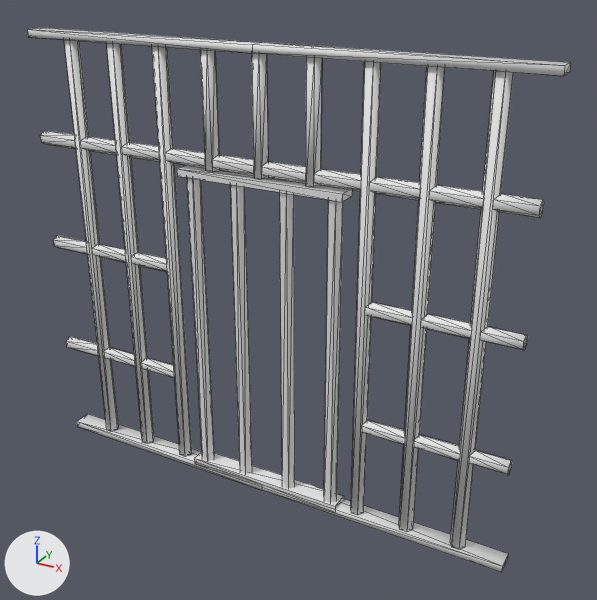
A saved change to the FBX model BUTLERGUILLOTINE_UnityProject/Assets/Meshes/Levelart/Prison/BarDoor.fbx.
Before and after are seen from a 50 mm lens placed at (3.99, -6.58, 5.59), pointed at (0.28, 0.15, 2.22). Lighting does not change. The marker at lower left points along +X, +Y and +Z. Mesh edges are drawn as thin lines. Where no turn or scale is listed for an object, it has been applied to the vertices.
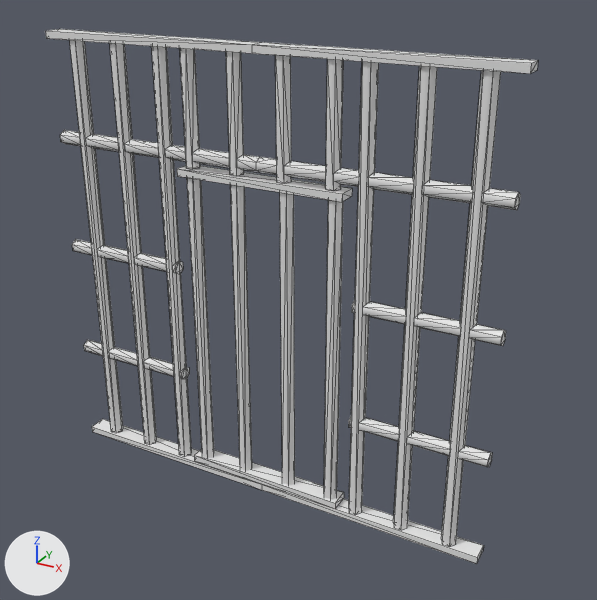
Location of each change, [x1, y1, x2, y2] in pixels of the pictures (597 x 600 px; the box of a moved part takes in the faces that stretch with it):
'Cylinder022', reshaped (9% narrower): before [27, 28, 571, 572]; after [45, 29, 538, 564]
'Box004', mesh rescaled: before [177, 165, 352, 512]; after [177, 165, 352, 509]
part 1 of me_mesh_001, moved or reshaped: before [192, 192, 344, 512]; after [192, 192, 344, 509]
part 2 of me_mesh, added: after [226, 52, 244, 176]
part 3 of me_mesh, moved or reshaped: before [107, 43, 154, 444]; after [110, 43, 157, 445]
part 4 of me_mesh, added: after [180, 48, 201, 169]
part 5 of me_mesh, added: after [275, 55, 291, 183]
part 6 of me_mesh, added: after [441, 70, 501, 547]
part 7 of me_mesh, added: after [349, 62, 379, 515]
part 8 of me_mesh, added: after [393, 66, 437, 530]
part 9 of me_mesh, added: after [325, 59, 343, 191]
part 10 of me_mesh, rebuilt (22% narrower, 12% shorter): before [468, 450, 512, 475]; after [458, 445, 492, 467]
part 11 of me_mesh, rebuilt (8% narrower): before [81, 136, 117, 155]; after [86, 134, 119, 152]
part 12 of me_mesh, rebuilt (8% narrower): before [122, 142, 160, 161]; after [124, 139, 159, 158]
part 13 of me_mesh, rebuilt (10% narrower, 8% shorter): before [365, 302, 413, 326]; after [363, 302, 406, 324]
part 14 of me_mesh, rebuilt: before [165, 148, 205, 168]; after [165, 145, 186, 162]
part 15 of me_mesh, rebuilt (8% narrower): before [421, 314, 472, 339]; after [414, 312, 461, 336]
part 16 of me_mesh, rebuilt (21% narrower, 8% shorter): before [480, 327, 527, 351]; after [469, 324, 506, 346]
part 17 of me_mesh, rebuilt: before [314, 169, 361, 191]; after [334, 168, 359, 187]
part 18 of me_mesh, rebuilt (6% narrower): before [103, 347, 135, 367]; after [108, 347, 138, 366]
part 19 of me_mesh, rebuilt (9% narrower): before [369, 177, 421, 200]; after [367, 173, 414, 195]
part 20 of me_mesh, rebuilt: before [141, 358, 174, 378]; after [143, 357, 174, 376]
part 21 of me_mesh, rebuilt (7% narrower): before [429, 185, 484, 209]; after [422, 180, 473, 203]
part 22 of me_mesh, rebuilt (7% narrower): before [361, 420, 405, 445]; after [359, 417, 400, 441]
part 23 of me_mesh, rebuilt (6% narrower, 7% shorter): before [413, 434, 460, 461]; after [407, 431, 451, 456]
part 24 of me_mesh, rebuilt: before [66, 336, 98, 356]; after [84, 340, 103, 356]

Edits to the bpy script that builds the scene:
```text
Change me_mesh:
    remove me_mesh.from_pydata(...)  # 414 vertices, 520 faces; spans x -2.49..2.98, y -0.09..0.12, z -3.56..1.23
    add me_mesh.from_pydata(...)  # 466 vertices, 600 faces; spans x -2.21..2.73, y -0.09..0.12, z -3.56..1.23
    me_mesh part 2: a new loose piece, a 6-sided cylinder along z spanning x -0.08..0.08, y -0.07..0.07, z 0.0..1.17
    me_mesh part 3: the loose piece of 12 vertices spanning x -1.48..-1.32, y -0.07..0.07, z -3.48..1.16 is moved by (0.04, 0.0, 0.0)
    me_mesh part 4: a new loose piece, a 6-sided cylinder along z spanning x -0.59..-0.44, y -0.07..0.07, z 0.0..1.17
    me_mesh part 5: a new loose piece, a 6-sided cylinder along z spanning x 0.44..0.6, y -0.07..0.07, z 0.0..1.17
    me_mesh part 6: a new loose piece, a 6-sided cylinder along z spanning x 2.33..2.48, y -0.07..0.07, z -3.48..1.16
    me_mesh part 7: a new loose piece, a 6-sided cylinder along z spanning x 1.29..1.44, y -0.07..0.07, z -3.48..1.16
    me_mesh part 8: a new loose piece, a 6-sided cylinder along z spanning x 1.8..1.96, y -0.07..0.07, z -3.48..1.16
    me_mesh part 9: a new loose piece, a 6-sided cylinder along z spanning x 0.96..1.12, y -0.07..0.07, z 0.0..1.17
    me_mesh part 10: the loose piece of 12 vertices spanning x 2.54..2.92, y -0.07..0.07, z -2.5..-2.34 is rebuilt with 12 vertices and now spans x 2.44..2.73, y -0.07..0.07, z -2.47..-2.32
    me_mesh part 11: the loose piece of 12 vertices spanning x -1.92..-1.44, y -0.07..0.07, z 0.01..0.16 is rebuilt with 12 vertices and now spans x -1.84..-1.4, y -0.07..0.07, z 0.05..0.2
    me_mesh part 12: the loose piece of 12 vertices spanning x -1.36..-0.88, y -0.07..0.07, z 0.01..0.16 is rebuilt with 12 vertices and now spans x -1.32..-0.88, y -0.07..0.07, z 0.05..0.2
    me_mesh part 13: the loose piece of 12 vertices spanning x 1.43..1.9, y -0.07..0.07, z -1.2..-1.04 is rebuilt with 12 vertices and now spans x 1.41..1.84, y -0.07..0.07, z -1.2..-1.04
    me_mesh part 14: the loose piece of 12 vertices spanning x -0.8..-0.33, y -0.07..0.07, z 0.01..0.16 is rebuilt with 12 vertices and now spans x -0.8..-0.55, y -0.07..0.07, z 0.05..0.2
    me_mesh part 15: the loose piece of 12 vertices spanning x 1.99..2.46, y -0.07..0.07, z -1.2..-1.04 is rebuilt with 12 vertices and now spans x 1.92..2.36, y -0.07..0.07, z -1.2..-1.04
    me_mesh part 16: the loose piece of 12 vertices spanning x 2.54..2.92, y -0.07..0.07, z -1.2..-1.04 is rebuilt with 12 vertices and now spans x 2.44..2.73, y -0.07..0.07, z -1.2..-1.04
    me_mesh part 17: the loose piece of 12 vertices spanning x 0.87..1.35, y -0.07..0.07, z 0.01..0.16 is rebuilt with 12 vertices and now spans x 1.08..1.33, y -0.07..0.07, z 0.05..0.2
    me_mesh part 18: the loose piece of 12 vertices spanning x -1.92..-1.44, y -0.07..0.07, z -2.5..-2.34 is rebuilt with 12 vertices and now spans x -1.84..-1.4, y -0.07..0.07, z -2.47..-2.32
    me_mesh part 19: the loose piece of 12 vertices spanning x 1.43..1.9, y -0.07..0.07, z 0.01..0.16 is rebuilt with 12 vertices and now spans x 1.4..1.84, y -0.07..0.07, z 0.05..0.2
    me_mesh part 20: the loose piece of 12 vertices spanning x -1.36..-0.88, y -0.07..0.07, z -2.5..-2.34 is rebuilt with 12 vertices and now spans x -1.32..-0.88, y -0.07..0.07, z -2.47..-2.32
    me_mesh part 21: the loose piece of 12 vertices spanning x 1.99..2.46, y -0.07..0.07, z 0.01..0.16 is rebuilt with 12 vertices and now spans x 1.92..2.37, y -0.07..0.07, z 0.05..0.2
    me_mesh part 22: the loose piece of 12 vertices spanning x 1.43..1.9, y -0.07..0.07, z -2.5..-2.34 is rebuilt with 12 vertices and now spans x 1.41..1.84, y -0.07..0.07, z -2.47..-2.32
    me_mesh part 23: the loose piece of 12 vertices spanning x 1.99..2.46, y -0.07..0.07, z -2.5..-2.34 is rebuilt with 12 vertices and now spans x 1.92..2.36, y -0.07..0.07, z -2.47..-2.32
    me_mesh part 24: the loose piece of 12 vertices spanning x -2.49..-2.0, y -0.07..0.07, z -2.5..-2.34 is rebuilt with 12 vertices and now spans x -2.21..-1.92, y -0.07..0.07, z -2.47..-2.32
    me_mesh part 25: 6 loose pieces with 54 vertices, spanning x -0.36..2.02, y -0.07..0.07, z -3.48..1.16, are deleted
    me_mesh part 26: 140 vertices removed from x -2.49..2.98, y -0.09..0.12, z -3.56..1.23; 162 vertices added at x -2.21..2.73, y -0.09..0.12, z -3.56..1.23
Change me_mesh_001:
    where me_mesh_001.from_pydata(...)  # 64 vertices, 104 faces; spans x -0.14..1.69, y -0.1..0.1, z -0.08..3.43
    me_mesh_001 part 1: the whole mesh is scaled about its middle by (1, 1, 0.988), then moved by (0.0, 0.0, 0.02)
```
